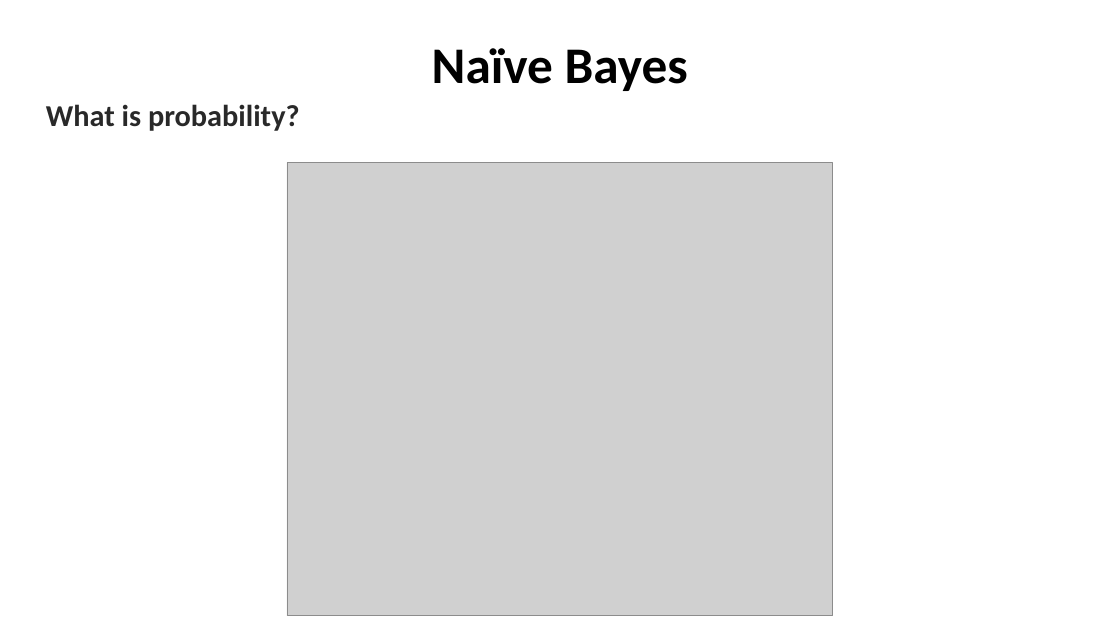
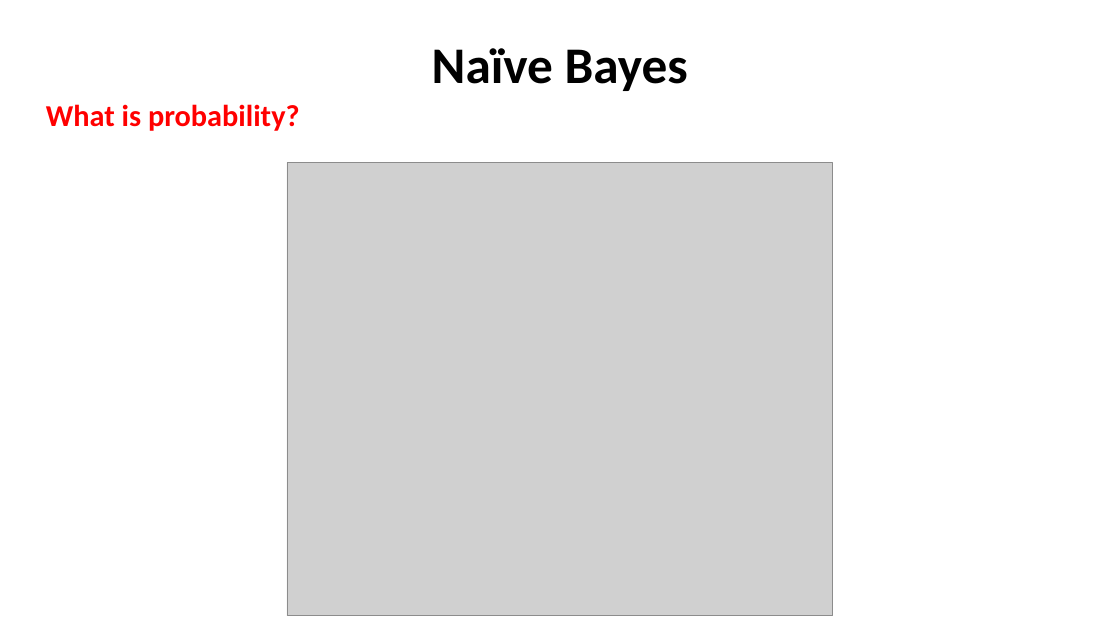
Before and after one commit to alaminbhuyan/ML_DL_AI_Files, a slide deck: slide 2 of ML Algorithm/Classification/Naive Bayes.pptx. Drawn at 1120x630 pixels with LibreOffice and Linux fonts; fonts in the diff are those of the drawing; grey boxes stand for pictures. Boxes give left, top, right and bottom in pixels: in the first picture for what was removed or moved away, otherwise in the second. Text is boxed around its words. In the diff, an @@ line names an element or a change of style, - is before the commit and + after.

Commit message:
change on Naive bayes

```diff
--- a/ML Algorithm/Classification/Naive Bayes.pptx
+++ b/ML Algorithm/Classification/Naive Bayes.pptx
@@ subtitle "What is probability?" at [46, 104, 300, 131]: text colour #292929 to #FF0000 @@
```
Also in this commit, not shown: 4 other slides changed.
